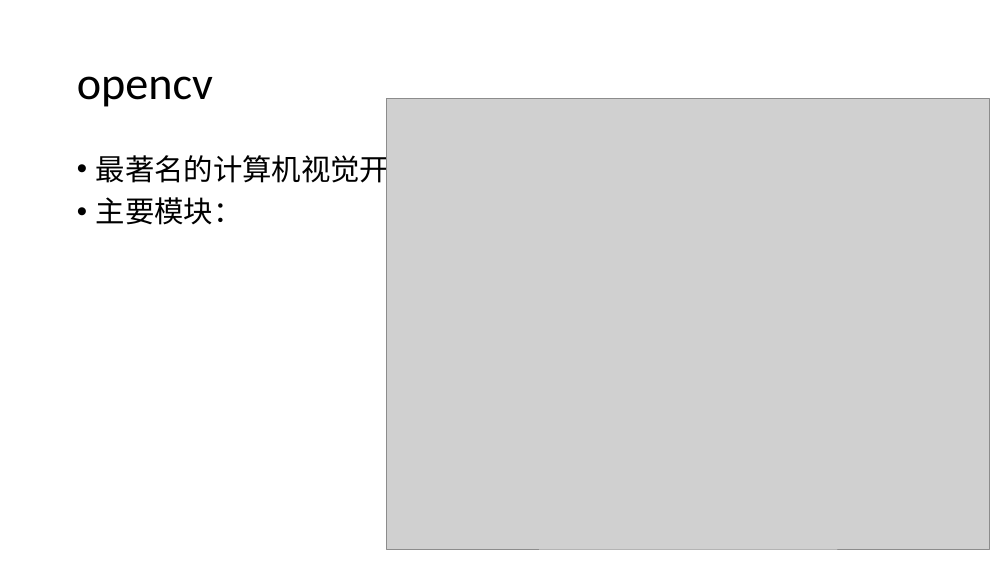
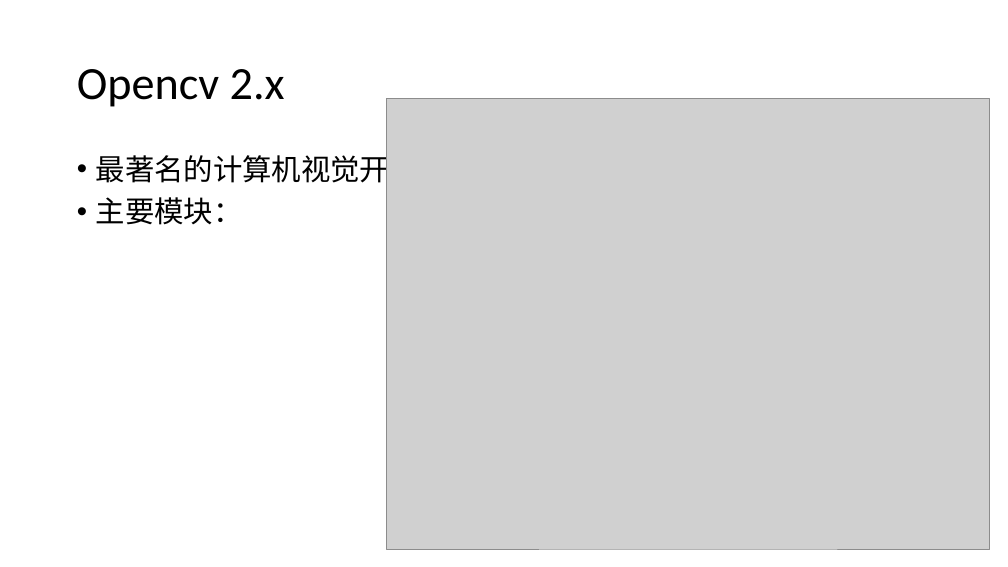
Before and after one commit to ai4c/doc, a slide deck: slide 3 of cv/opencv基础-杨力.pptx (slide 2 before the commit). Drawn at 1008x567 pixels with LibreOffice and Linux fonts; fonts in the diff are those of the drawing; grey boxes stand for pictures. Boxes give left, top, right and bottom in pixels: in the first picture for what was removed or moved away, otherwise in the second. Text is boxed around its words. In the diff, an @@ line names an element or a change of style, - is before the commit and + after.

```diff
--- a/cv/opencv基础-杨力.pptx
+++ b/cv/opencv基础-杨力.pptx
@@ title at (77,69,285,107): text changed @@
-opencv
+Opencv 2.x
```
Also in this commit, not shown: 4 other slides changed, 1 slide added, 1 other file.
